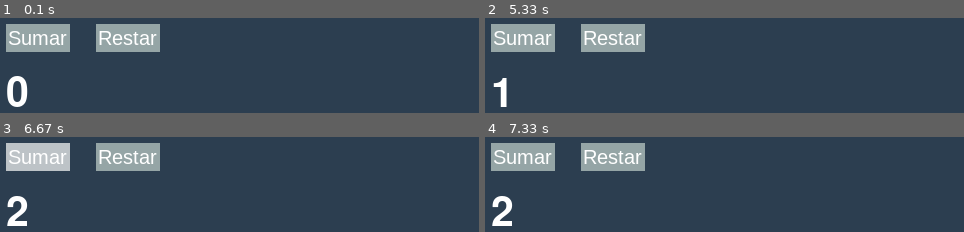
Above: before the commit, frames 1-4 (two rows, left to right).
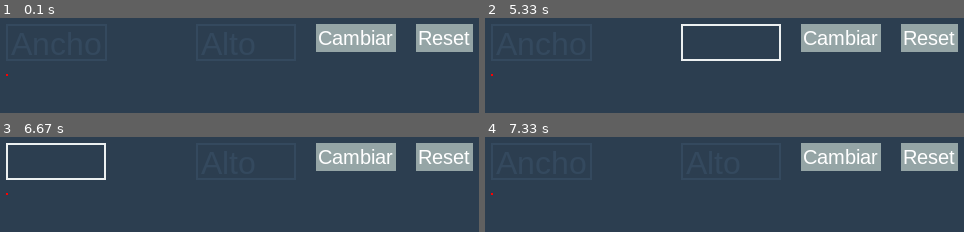
Above: after the commit, the same moments.

Repository: Oscar2sas/pygameInputs
Game: pygame game, started from index.py
Same seed, same stepped clock (60 frames per second), same inputs: the game is played once before the commit and once after it.
Inputs (mouse positions are in pixels of both pictures, inside the frame that each line leads up to):
- Up to frame 1 (0.1 s): no input
- Up to frame 2 (5.33 s): click (542, 41) at 0.38 s, where only the run after the commit has a clickable "Ancho"; click (930, 37) at 0.72 s, where only the run after the commit has a clickable "Reset"; click (839, 37) at 1.05 s, where only the run after the commit has a clickable "Cambiar"; click (outside the picture) at 1.38 s; click (839, 37) at 2.27 s, where only the run after the commit has a clickable "Cambiar"; click (outside the picture) at 2.6 s; click (930, 37) at 3.43 s, where only the run after the commit has a clickable "Reset"; click (outside the picture) at 3.77 s; click (729, 41) at 5.1 s, where only the run after the commit has a clickable "Alto"
- Up to frame 3 (6.67 s): click (outside the picture) at 5.43 s; click (57, 160) at 6.27 s, where only the run after the commit has a clickable "Ancho"; tap Backspace at 6.55 s
- Up to frame 4 (7.33 s): click (outside the picture) at 6.93 s

The runs differ from the first frame. In frame 1, 17% of the frame differs, in the area x 1-99%, y 6-94%; in frame 2, 18%; in frame 3, 18%; in frame 4, 17%.

Commit message:
Se agraga la Clase InputText

Diff:
--- a/Inputs.py
+++ b/Inputs.py
@@ -52,3 +52,58 @@
         #Dibujamos el rectangulo del Boton y su texto
         pg.draw.rect(screen,(self.Color),self.btnBox,0,self.radius)
         screen.blit(self.txtR,(self.centerX,self.centerY))
+
+class InputText:
+    def __init__(self,posX,posY,fontSize = 20,placeholder = "Escribe Aqui...",colorAct = (236, 240, 241) ,colorDec=(52,73,94)):
+
+        self.placeholder = placeholder
+        self.text = ""
+        self.font = pg.font.SysFont("arial", fontSize)
+
+        #colores
+        self.colorActivo = colorAct
+        self.colorDesactivo = colorDec
+        self.color = self.colorDesactivo
+
+        self.txtBox = pg.Rect(posX,posY,140,fontSize + 5)
+        self.activo = False
+
+        self.UpdateText()
+
+    def UpdateText(self):
+
+        placeText = self.text if self.text or self.activo else self.placeholder
+        color = self.colorActivo if self.activo else self.colorDesactivo
+        self.txtRender = self.font.render(placeText,True,color)
+        self.color = self.colorActivo if self.activo else self.colorDesactivo
+
+        width = max(100,self.txtRender.get_width()+10)
+        self.txtBox.w = width
+
+    def Reset(self):
+        self.text = ""
+        self.UpdateText()
+
+    def check_active(self,event,func=None):
+
+        if event.type == pg.MOUSEBUTTONDOWN:
+            self.activo = self.txtBox.collidepoint(event.pos)
+
+            self.UpdateText()
+
+        if event.type == pg.KEYDOWN and self.activo:
+            if event.key == pg.K_RETURN:
+                self.activo = False
+                self.UpdateText()
+                return func()
+            elif event.key == pg.K_BACKSPACE:
+                self.text = self.text[:-1]
+            else:
+                self.text += event.unicode
+            self.UpdateText()
+
+
+
+    def Render(self,screen):
+        pg.draw.rect(screen,self.color,self.txtBox, 2)
+        screen.blit(self.txtRender,(self.txtBox.x+5,self.txtBox.y+2))
--- a/index.py
+++ b/index.py
@@ -1,6 +1,6 @@
 import pygame as pg
 import sys
-from Inputs import Buttons
+from Inputs import *
 
 class Juego():
     def __init__(self):
@@ -11,39 +11,61 @@
         self. ejecutando = True
         self.bkgColor = ((44, 62, 80))
 
-        self.texto = 0
+        self.texto = ""
         self.font = pg.font.SysFont("system",60)
-        self.txtR = self.font.render(str(self.texto),True,"white")
 
-        btSuma = Buttons(10,10,"Sumar")
-        btResta = Buttons(100,10,"Restar")
+        self.Rectangulo = pg.Rect(10,60,2,2)
 
-        self.listaBotones = [
-            (btSuma,self.Sumar),
-            (btResta,self.Resta)
+        self.inp = InputText(10,10,32,placeholder="Ancho")
+        self.inp2 = InputText(200,10,32,placeholder="Alto")
+        self.btn = Buttons(320,10,"Cambiar")
+        self.btn2 = Buttons(420,10,"Reset")
+
+        self.listaInp = [
+            (self.inp,self.CambiarAncho),
+            (self.inp2,self.CambiarAlto)
         ]
 
-    def Sumar(self):
-        self.texto =self.texto +1
-        self.txtR = self.font.render(str(self.texto),True,"white")
-        return self.texto
+        self.listaBtn = [
+            (self.btn,self.CambiarMedida),
+            (self.btn2,self.ResetMedida)
+        ]
 
+    def CambiarAncho(self):
+        self.Rectangulo.w = int(self.inp.text)
 
-    def Resta(self):
-        self.texto = self.texto -1
-        self.txtR = self.font.render(str(self.texto),True,"white")
-        return self.texto
+    def CambiarAlto(self):
+        self.Rectangulo.h = int(self.inp2.text)
+
+    def CambiarMedida(self):
+        if self.inp.text.isdigit() and self.inp2.text.isdigit():
+            self.Rectangulo.w = int(self.inp.text)
+            self.Rectangulo.h = int(self.inp2.text)
+        else:
+            print("Error")
+
+    def ResetMedida(self):
+        self.Rectangulo.w = 2
+        self.Rectangulo.h = 2
+
+        for inpt,_ in self.listaInp:
+            inpt.Reset()
 
     def ScreenUpdate(self):
 
         self.ventana.fill(self.bkgColor)
 
-        for btns,_ in self.listaBotones:
-            btns.Render(self.ventana)
+        for inpt,_ in self.listaInp:
+            inpt.Render(self.ventana)
 
-        self.ventana.blit(self.txtR,(10,60))
+        for btn,_ in self.listaBtn:
+            btn.Render(self.ventana)
+
+
+        pg.draw.rect(self.ventana,"red",self.Rectangulo)
+
         pg.display.flip()
-        self.fps.tick(60)
+
 
     def ejecutar(self):
         while self.ejecutando:
@@ -51,10 +73,14 @@
                 if evento.type == pg.QUIT:
                     self.ejecutando = False
 
-                for btns , function in self.listaBotones:
-                    btns.Selecction(evento,function)
+                for inpt,function in self.listaInp:
+                    inpt.check_active(evento,function)
+
+                for btn,function in self.listaBtn:
+                    btn.Selecction(evento,function)
 
             self.ScreenUpdate()
+            self.fps.tick(60)
 
         pg.quit()
         sys.exit()
